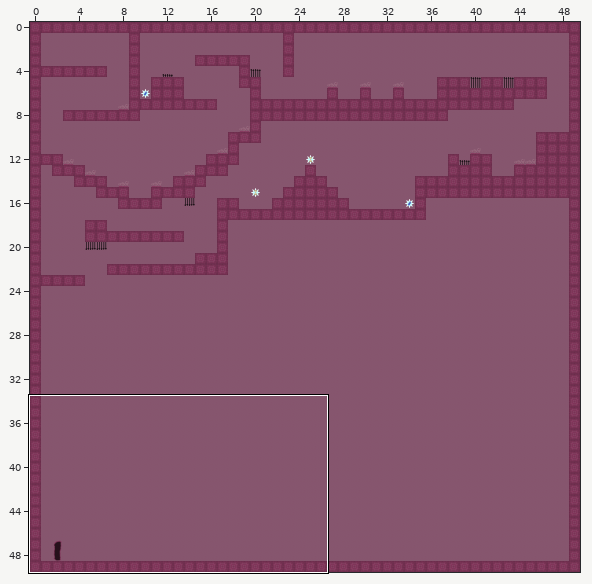
One commit to this Tiled map (JSON): assets/maps/Level1.json. Above, an overview of the earlier version with the close-up marked.
Close-up. Before:
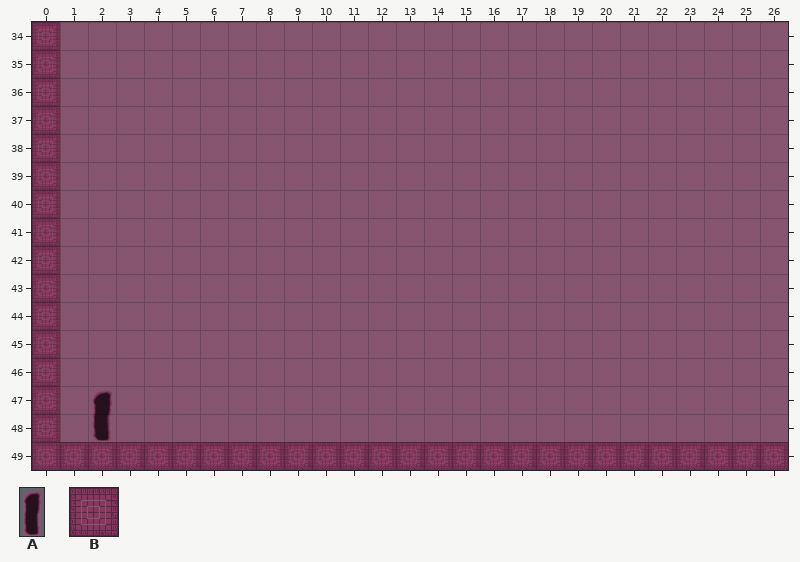
Cells are 64x64 px. Shown: x 0..26, y 34..49. The commit also changed other parts of the map, which this record leaves out.
Key: from "door": A 0; from "walls_and_background": B 0.
_ is an empty cell.
Objects are placed by their top-left corner, in cells (3,4 is the top-left corner of cell 3,4); size is 1x1 cell unless given.
Layers that did not change in this view are not listed.
Layer "Walls" before, first column x 0:
34 B__________________________
35 B__________________________
36 B__________________________
37 B__________________________
38 B__________________________
39 B__________________________
40 B__________________________
41 B__________________________
42 B__________________________
43 B__________________________
44 B__________________________
45 B__________________________
46 B__________________________
47 B__________________________
48 B__________________________
49 BBBBBBBBBBBBBBBBBBBBBBBBBBB
Objects on layer "Objects" before:
A "level_end" at 2,47 size 1x2
New version:
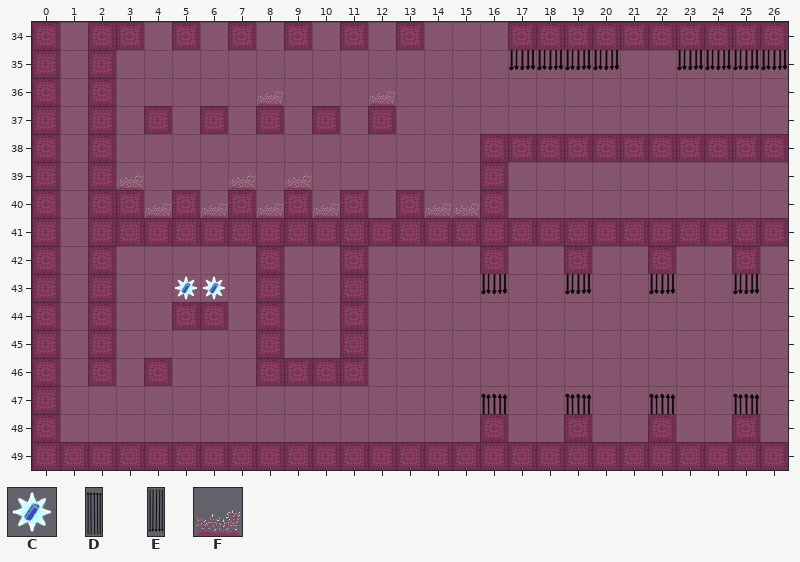
Further tiles: from "pickup_health": C 0; from "spears": D 0, E 0 flipped up-down; from "spikes": F 0.
Difference:
Changed rows in their new state; . is an unchanged cell.
Layer "Objects":
changed: A "level_end" at 2,47 size 1x2 -> outside this view
added: E "spears" at 26,33 size 1x3
added: E "spears" at 25,33 size 1x3
added: E "spears" at 24,33 size 1x3
added: E "spears" at 23,33 size 1x3
added: E "spears" at 20,33 size 1x3
added: E "spears" at 19,33 size 1x3
added: E "spears" at 18,33 size 1x3
added: E "spears" at 17,33 size 1x3
added: F "spikes" at 8,36
added: F "spikes" at 12,36
added: F "spikes" at 7,39
added: F "spikes" at 9,39
added: F "spikes" at 3,39
added: F "spikes" at 10,40
added: F "spikes" at 8,40
added: F "spikes" at 6,40
added: F "spikes" at 4,40
added: F "spikes" at 15,40
added: F "spikes" at 14,40
added: C "battery" at 5,43
added: C "battery" at 6,43
added: E "spears" at 16,41 size 1x3
added: E "spears" at 19,41 size 1x3
added: E "spears" at 22,41 size 1x3
added: E "spears" at 25,41 size 1x3
added: D "spears" at 25,47 size 1x3
added: D "spears" at 22,47 size 1x3
added: D "spears" at 19,47 size 1x3
added: D "spears" at 16,47 size 1x3
Layer "Walls":
first column x 2:
34 BB.B.B.B.B.B...BBBBBBBBBB
35 B........................
36 B........................
37 B.B.B.B.B.B..............
38 B.............BBBBBBBBBBB
39 B.............B..........
40 BB.B.B.B.B.B..B..........
41 BBBBBBBBBBBBBBBBBBBBBBBBB
42 B.....B..B....B..B..B..B.
43 B.....B..B...............
44 B..BB.B..B...............
45 B.....B..B...............
46 B.B...BBBB...............
48 ..............B..B..B..B.
Changed places in both close-ups, as pixel boxes (x1, y1, x2, y2):
changed: (88, 22, 788, 442)
